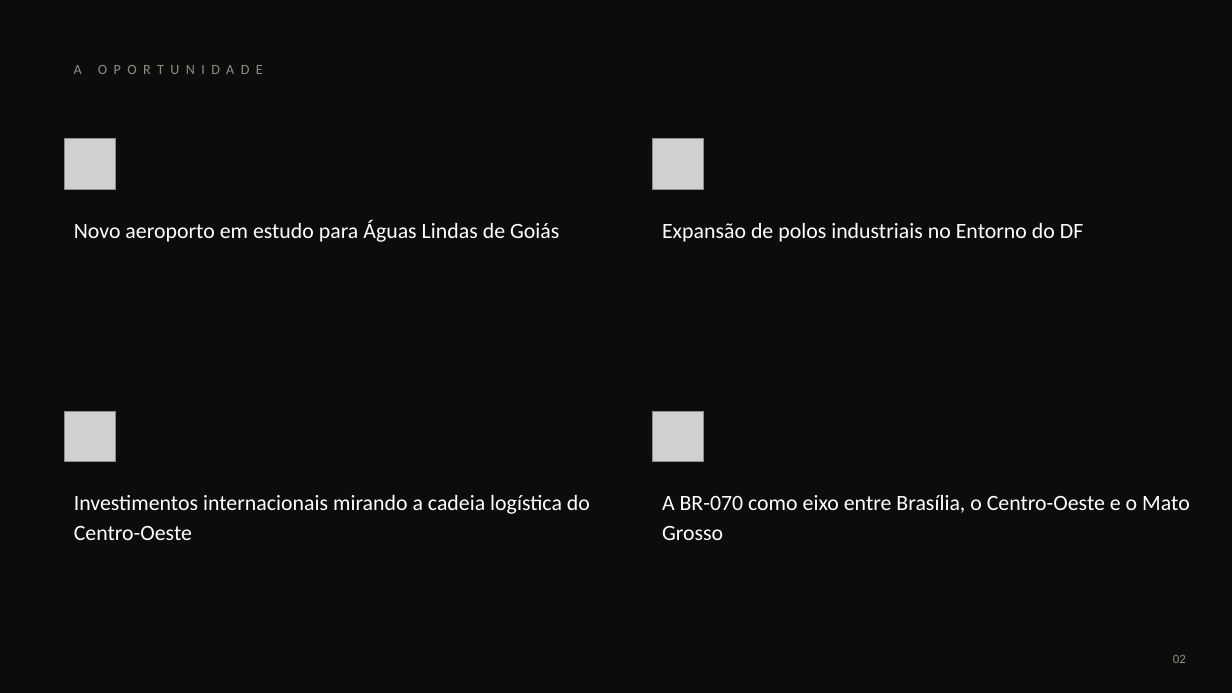
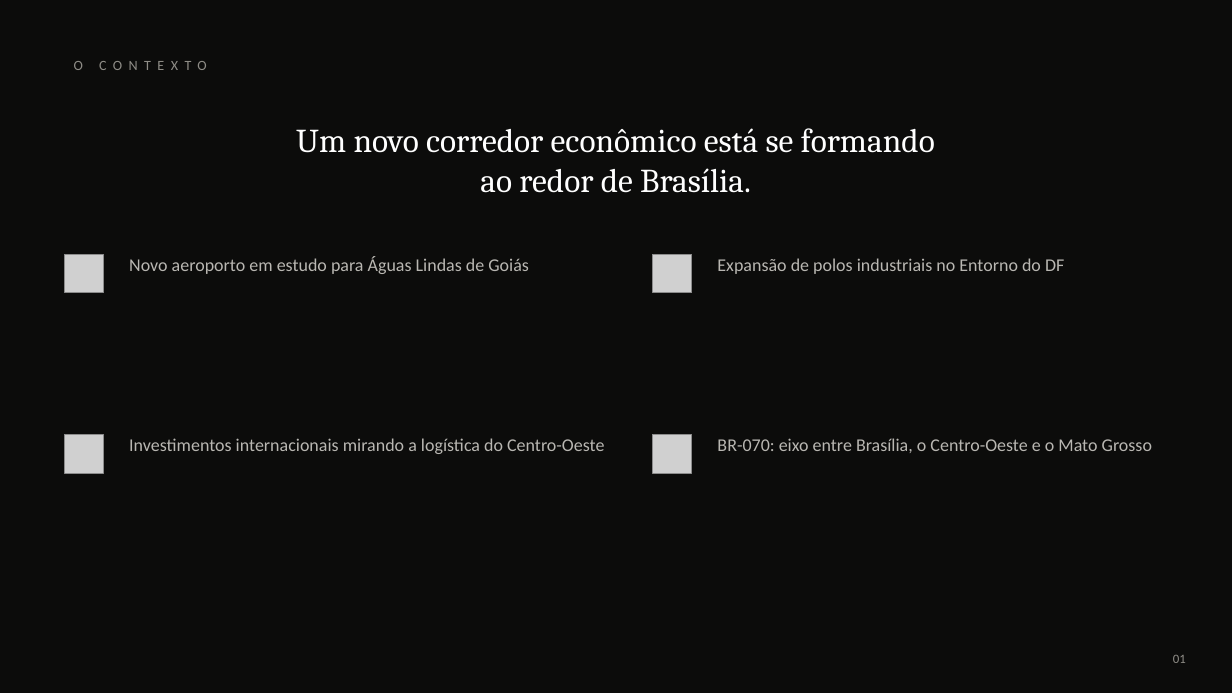
Before and after one commit to vlogronaldooliveira/github-slideshow, a slide deck: slide 2 of assets/girassol/Centro-de-Servicos-Girassol-Cocalzinho.pptx (slide 6 before the commit). Drawn at 1232x693 pixels with LibreOffice and Linux fonts; fonts in the diff are those of the drawing; grey boxes stand for pictures. Boxes give left, top, right and bottom in pixels: in the first picture for what was removed or moved away, otherwise in the second. Text is boxed around its words. In the diff, an @@ line names an element or a change of style, - is before the commit and + after.

```diff
--- a/assets/girassol/Centro-de-Servicos-Girassol-Cocalzinho.pptx
+++ b/assets/girassol/Centro-de-Servicos-Girassol-Cocalzinho.pptx
@@ text removed at (x1=74, y1=65, x2=82, y2=74) @@
-A OPORTUNIDADE
@@ text added at (x1=74, y1=61, x2=83, y2=70), 11 pt, text #8F8D87 @@
+O CONTEXTO
@@ text added at (x1=296, y1=128, x2=935, y2=193), 26 pt, text #FFFFFF @@
+Um novo corredor econômico está se formando
+ao redor de Brasília.
@@ picture resized from (x1=65, y1=139, x2=116, y2=189) to (x1=65, y1=254, x2=104, y2=293) @@
@@ text "Novo aeroporto em estudo para ..." moved from (x1=74, y1=219, x2=559, y2=242) to (x1=129, y1=256, x2=529, y2=274) @@
@@ text "Novo aeroporto em estudo para ..." at (x1=129, y1=256, x2=529, y2=274): size 17 to 14 pt, text colour #FFFFFF to #B9B7B2; line spacing 1.15 to 1.1 @@
@@ picture resized from (x1=653, y1=139, x2=704, y2=189) to (x1=653, y1=254, x2=692, y2=293) @@
@@ text "Expansão de polos industriais no ..." at (x1=717, y1=258, x2=1064, y2=274): size 17 to 14 pt, text colour #FFFFFF to #B9B7B2; line spacing 1.15 to 1.1 @@
@@ text "Expansão de polos industriais no ..." moved from (x1=662, y1=223, x2=1083, y2=242) to (x1=717, y1=258, x2=1064, y2=274) @@
@@ picture resized from (x1=65, y1=411, x2=116, y2=462) to (x1=65, y1=434, x2=104, y2=473) @@
@@ text at (x1=129, y1=438, x2=604, y2=454): text changed; size 17 to 14 pt; text colour #FFFFFF to #B9B7B2 @@
-Investimentos internacionais mirando a cadeia logística do Centro-Oeste
+Investimentos internacionais mirando a logística do Centro-Oeste
@@ picture resized from (x1=653, y1=411, x2=704, y2=462) to (x1=653, y1=434, x2=692, y2=473) @@
@@ text at (x1=717, y1=438, x2=1152, y2=453): text changed; size 17 to 14 pt; text colour #FFFFFF to #B9B7B2 @@
-A BR-070 como eixo entre Brasília, o Centro-Oeste e o Mato Grosso
+BR-070: eixo entre Brasília, o Centro-Oeste e o Mato Grosso
@@ text at (x1=1173, y1=655, x2=1186, y2=663): text changed @@
-02
+01
```
Also in this commit, not shown: 9 other slides changed, 1 slide added, 14 slides removed.
